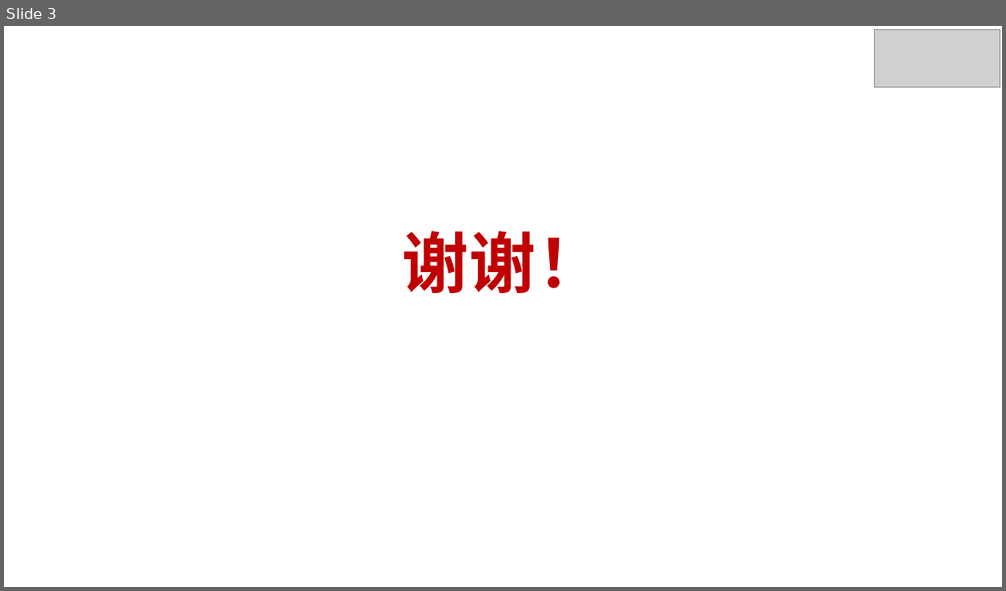
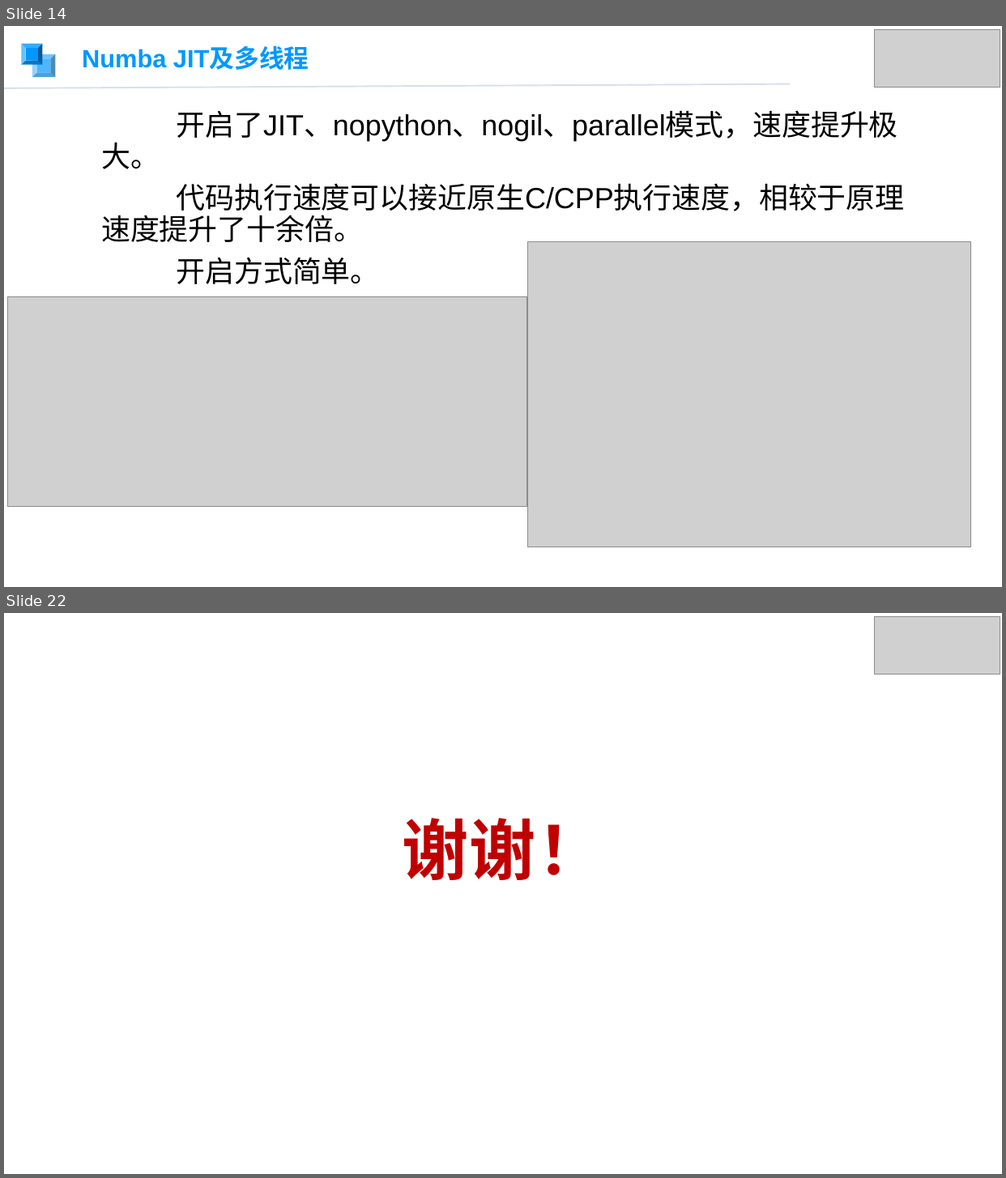
Before and after one commit to Hobr/monte-carlo-integration, a slide deck: ref/PPT.pptx. Shown one above the other, each under a label of ours: slide 3 before the commit, slides 14 and 22 after it; the slides between them are not shown. The pictures are 1006x591 and 1006x1178 pixels, drawn with LibreOffice and Linux fonts; fonts in the diff are those of the drawing; grey boxes stand for pictures; background and template pictures are left out. Boxes give left, top, right and bottom in pixels: in the first picture for what was removed or moved away, otherwise in the second. Text is boxed around its words. In the diff, an @@ line names an element or a change of style, - is before the commit and + after.

```diff
--- a/ref/PPT.pptx
+++ b/ref/PPT.pptx
@@ slide 14 added at box(4, 26, 1002, 587), background picture (left out) @@
@@ bevel added at box(21, 43, 42, 64), fill #0098FF @@
@@ text added at box(82, 48, 309, 70), 24 pt, text #0098FF, bold @@
+Numba JIT及多线程
@@ picture added at box(874, 29, 999, 88) @@
@@ bevel added at box(32, 54, 56, 78), fill #0098FF at 70% opacity @@
@@ line added from (4, 88) to (790, 84), #B6C6DD 1.5 pt @@
@@ text added at box(101, 110, 905, 284), 28 pt, text #000000 @@
+开启了JIT、nopython、nogil、parallel模式，速度提升极大。
+代码执行速度可以接近原生C/CPP执行速度，相较于原理速度提升了十余倍。
+开启方式简单。
@@ picture added at box(528, 242, 971, 547) @@
@@ picture added at box(8, 297, 526, 506) @@
@@ what was slide 3 is now slide 22 @@
```
Also in this commit, not shown: 1 slide changed, 19 other slides added, 1 slide removed.
